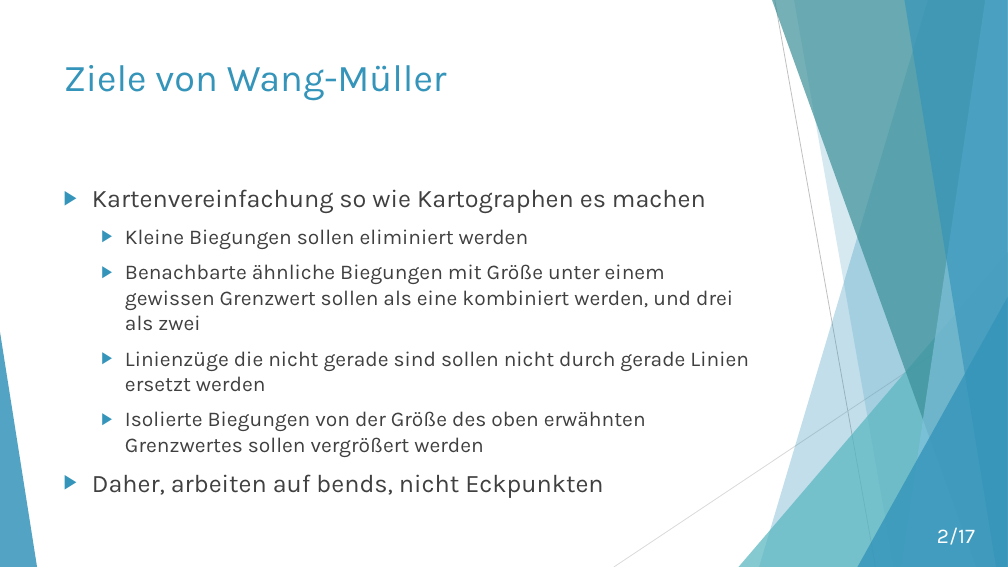
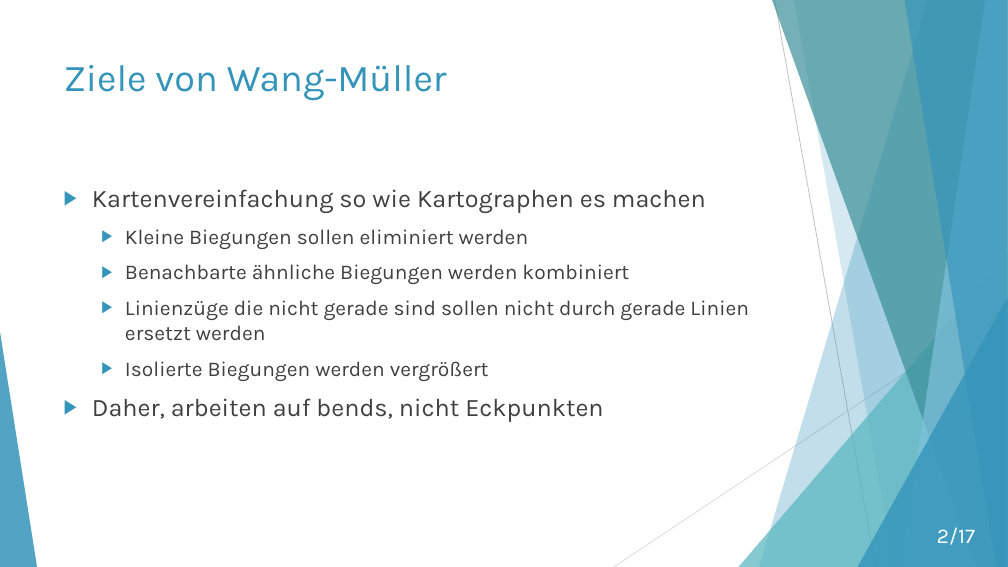
Before and after one commit to moritzhe/algokarto, a slide deck: slide 2 of Wang-Müller.pptx. Drawn at 1008x567 pixels with LibreOffice and Linux fonts; fonts in the diff are those of the drawing. Boxes give left, top, right and bottom in pixels: in the first picture for what was removed or moved away, otherwise in the second. Text is boxed around its words. In the diff, an @@ line names an element or a change of style, - is before the commit and + after.

Commit message:
Improve formulation

```diff
--- a/Wang-Müller.pptx
+++ b/Wang-Müller.pptx
@@ text at (x1=125, y1=264, x2=629, y2=284): text changed @@
-  ▶ Benachbarte ähnliche Biegungen mit Größe unter einem gewissen Grenzwert sollen als eine kombiniert werden, und drei als zwei
+  ▶ Benachbarte ähnliche Biegungen werden kombiniert
@@ text at (x1=125, y1=361, x2=489, y2=381): text changed @@
-  ▶ Isolierte Biegungen von der Größe des oben erwähnten Grenzwertes sollen vergrößert werden
+  ▶ Isolierte Biegungen werden vergrößert
```
